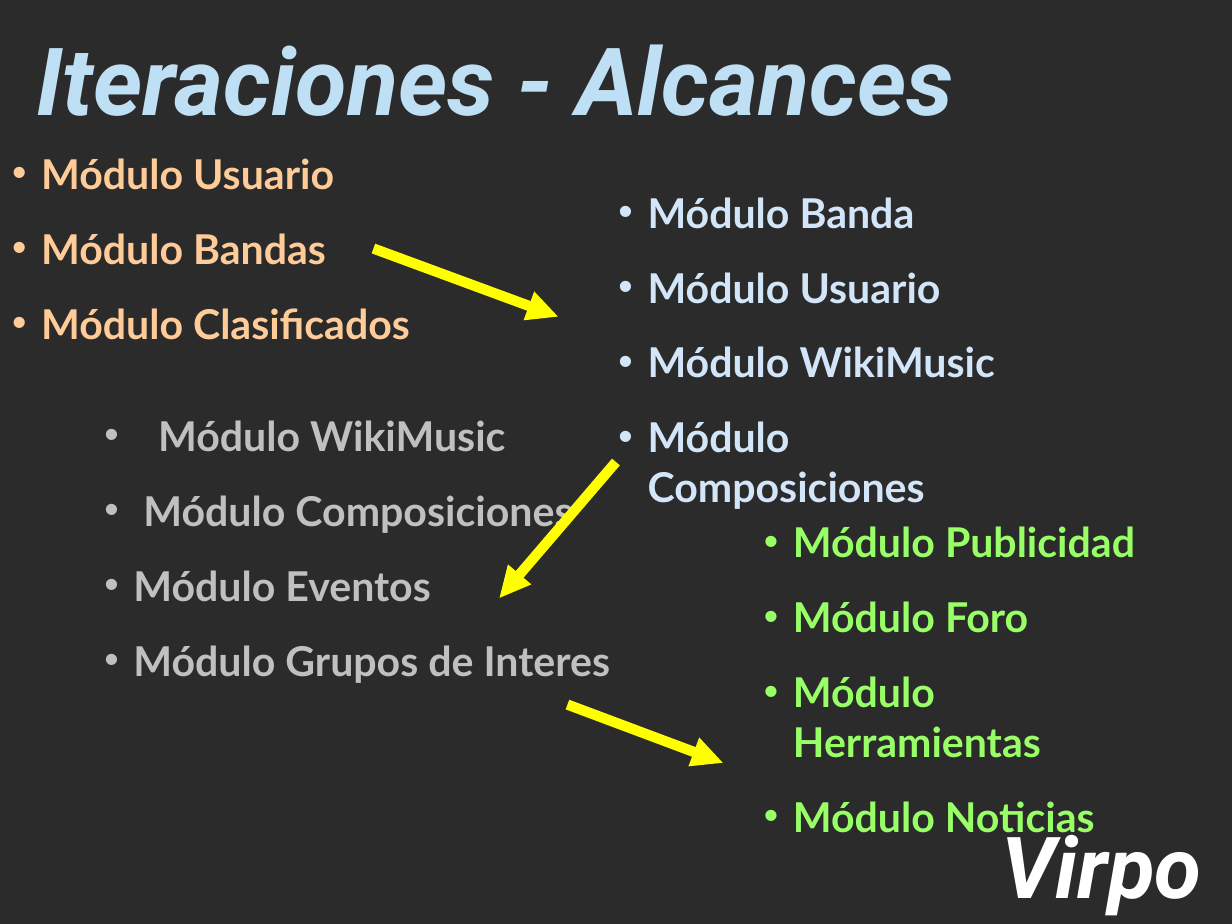
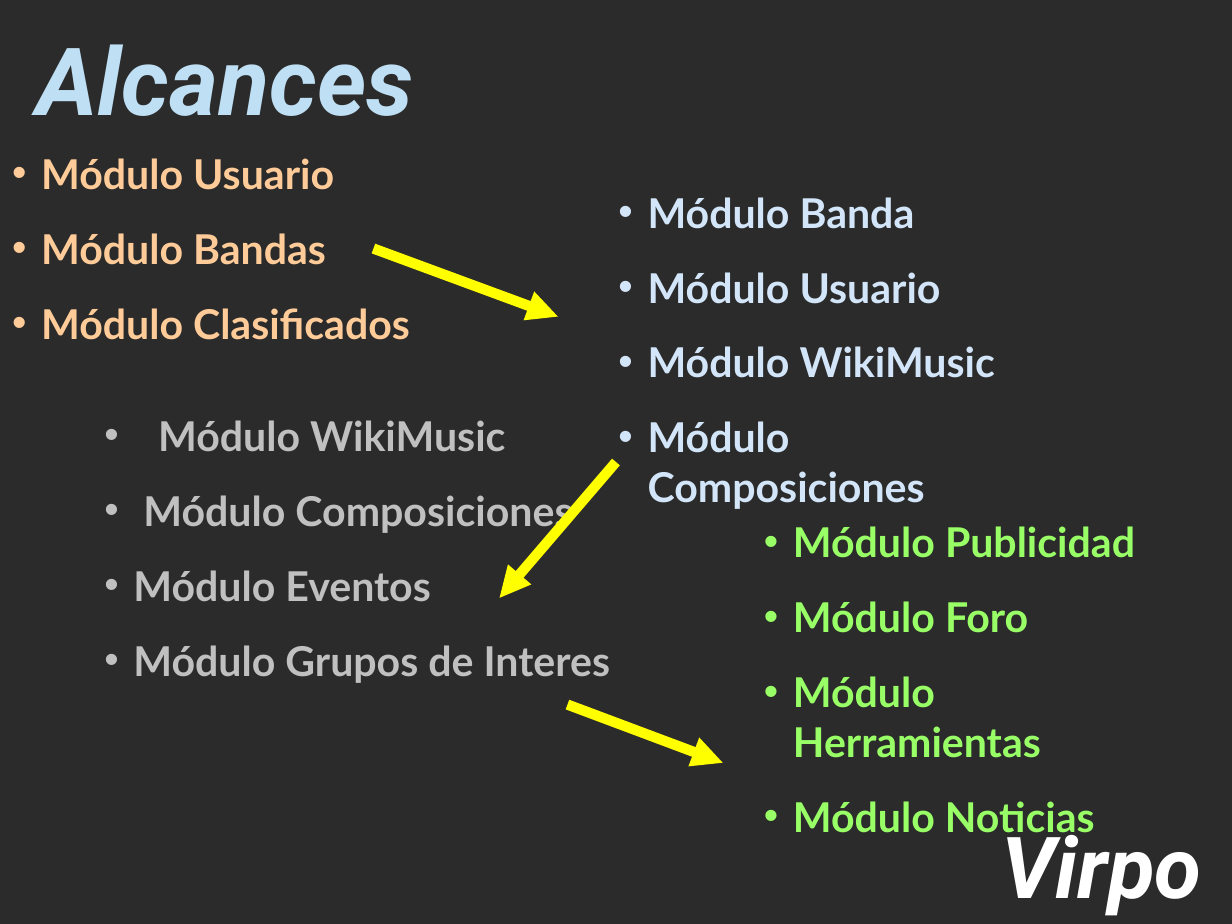
Before and after one commit to matiacc/virpo, a slide deck: slide 9 of Virpo Google/Documentacion/Virpo Iteracion Final.ppt. Drawn at 1232x924 pixels with LibreOffice and Linux fonts; fonts in the diff are those of the drawing; background and template pictures are left out; a plain dark background stands for a picture behind light text. Boxes give left, top, right and bottom in pixels: in the first picture for what was removed or moved away, otherwise in the second. Text is boxed around its words. In the diff, an @@ line names an element or a change of style, - is before the commit and + after.

```diff
--- a/Virpo Google/Documentacion/Virpo Iteracion Final.ppt
+++ b/Virpo Google/Documentacion/Virpo Iteracion Final.ppt
@@ text at box(36, 44, 413, 116): text changed @@
-Iteraciones - Alcances
+Alcances
```
Also in this commit, not shown: 2 other slides changed, 3 slides added, 1 slide removed.
